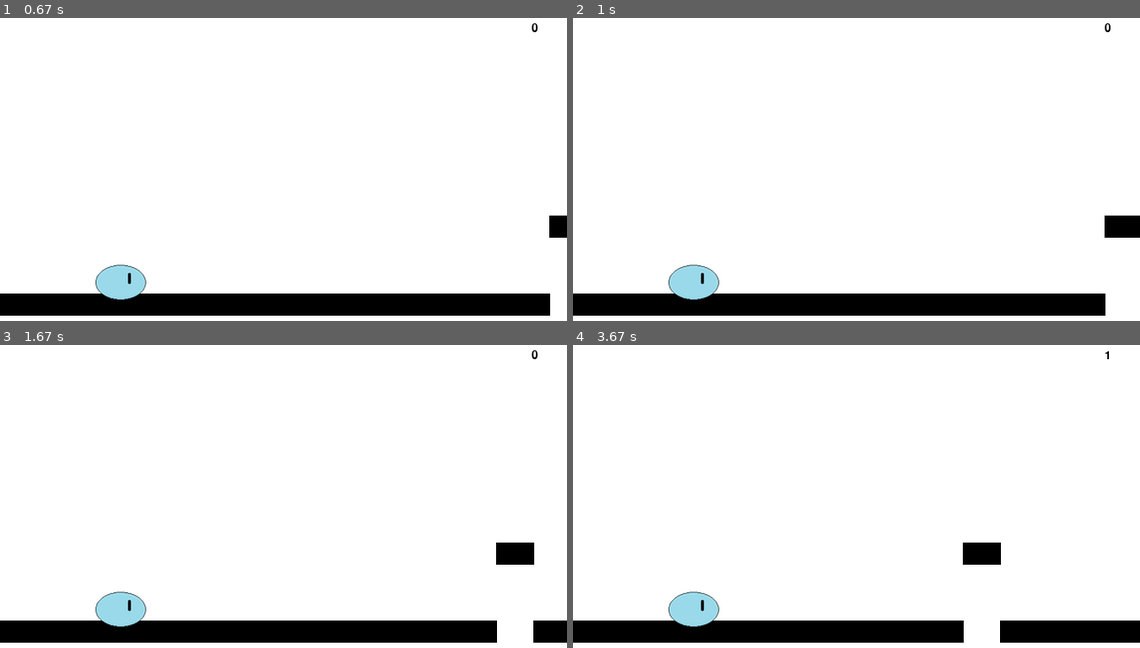
Above: before the commit, frames 1-4 (two rows, left to right).
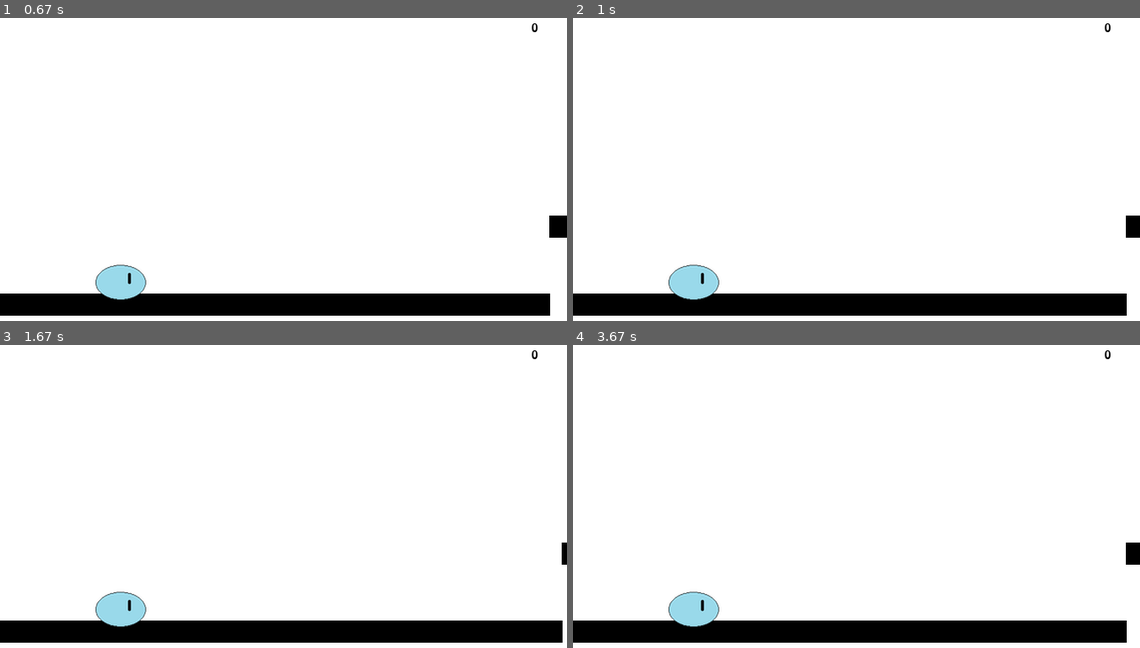
Above: after the commit, the same moments.

Repository: RENNKA08/python_pygame_HelloWorld-
Game: pygame game, started from mygame.py
The game is run twice, just before and just after one commit, with the same random seed, the same clock (stepped at 60 frames per second) and the same inputs.
Inputs:
- Up to frame 1 (0.67 s): tap Space at 0.33 s
- Up to frame 2 (1 s): tap Space at 0.73 s
- Up to frame 3 (1.67 s): tap Space at 1.03, 1.23, 1.57 s
- Up to frame 4 (3.67 s): tap Space at 1.87, 2.07, 2.37, 2.63, 2.97, 3.27, 3.4 s

Frame 1 is identical in both runs. In frame 2, 0.5% of the frame differs, in the area x 93-98%, y 65-99%; in frame 3, 1.1%; in frame 4, 1.3%, in the area x 68-100%, y 1-99%.

Commit message:
スコアのバグ修正

Diff:
--- a/mygame.py
+++ b/mygame.py
@@ -133,7 +133,6 @@
             self.load_detection()
             if self.flag_finish:
                 self.game_state = GAMEOVER
-                self.init_game()
 
         elif self.game_state == GAMEOVER:
             # 画面を黒色で塗りつぶす
@@ -165,6 +164,7 @@
                 pygame.quit()
                 sys.exit()
             elif event.type == KEYDOWN and event.key == K_SPACE:
+                self.init_game()
                 if self.game_state == START:
                     self.game_state = PLAY
                 elif self.game_state == GAMEOVER:
